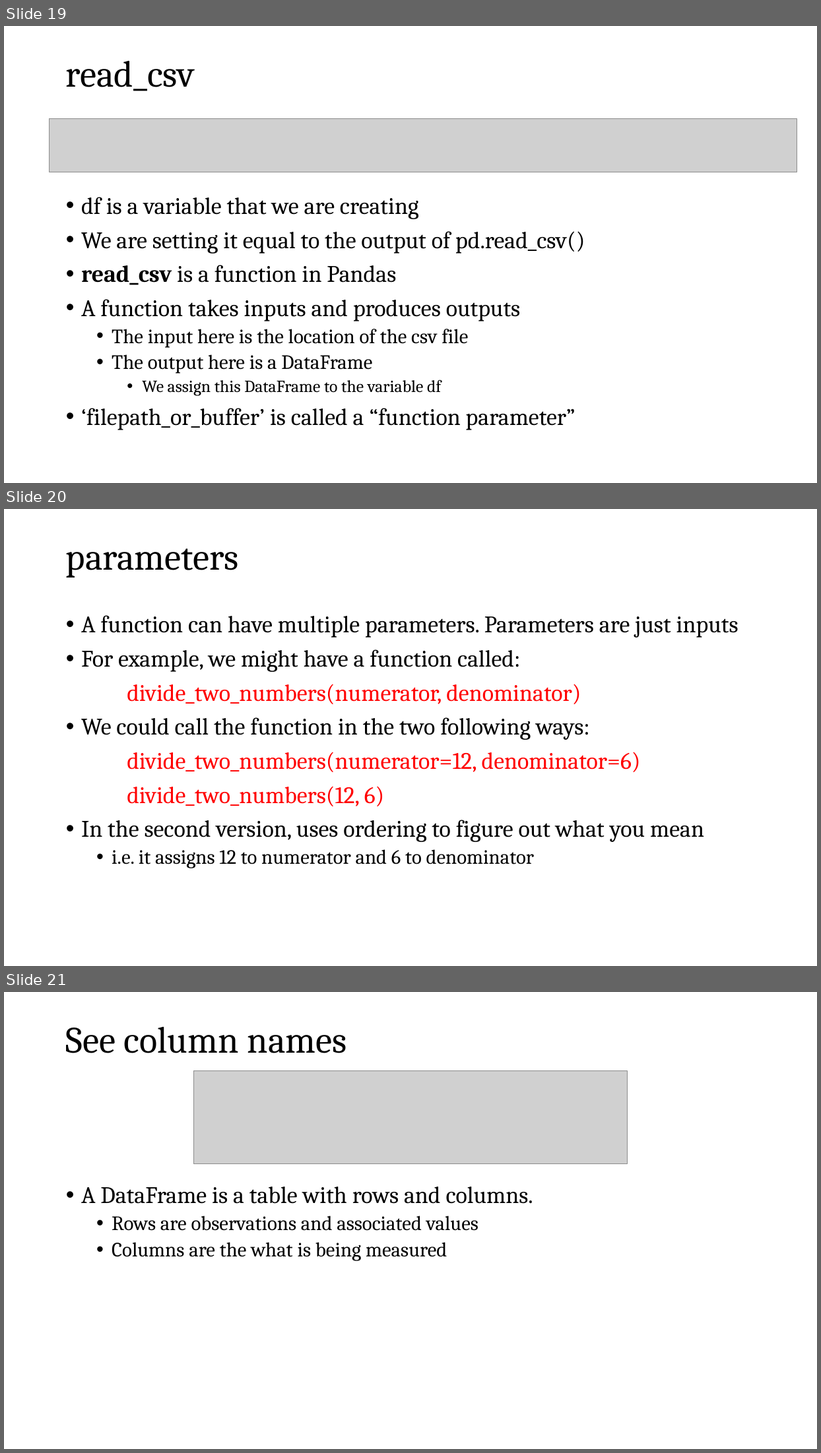
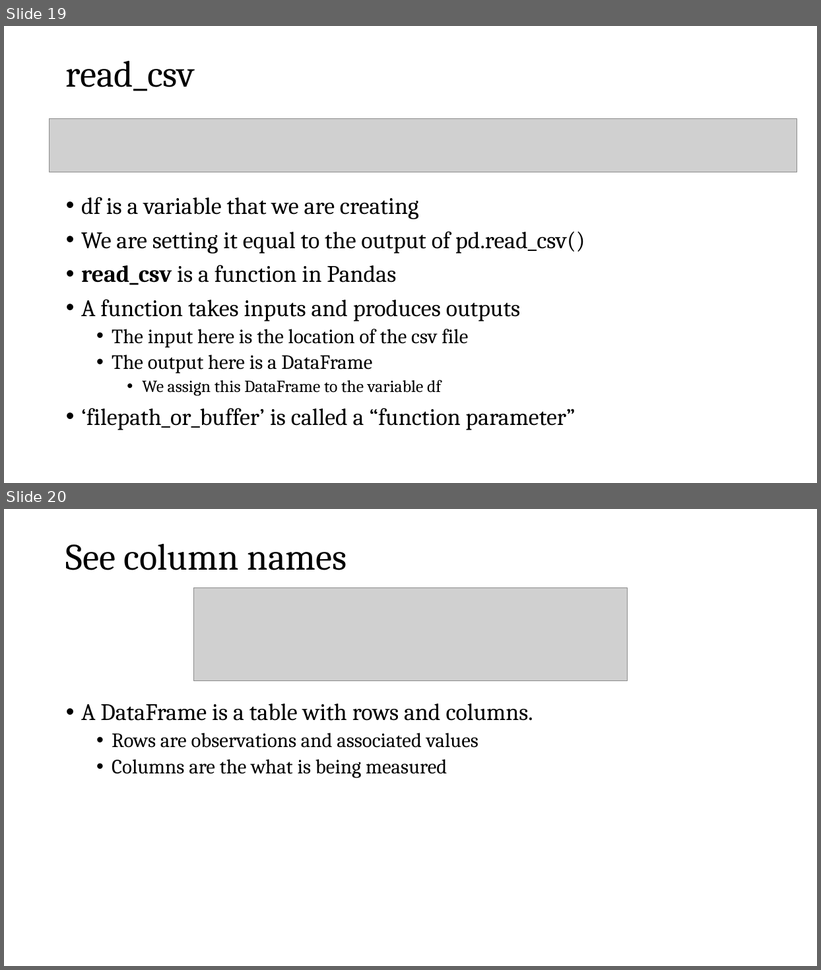
Before and after one commit to zjelveh/zjelveh.github.io, a slide deck: files/ccjs418e_fall2026/Intro_to_Pandas.pptx. Shown one above the other, each under a label of ours: slides 19, 20 and 21 before the commit, slides 19 and 20 after it. The pictures are 821x1453 and 821x970 pixels, drawn with LibreOffice and Linux fonts; fonts in the diff are those of the drawing; grey boxes stand for pictures. Boxes give left, top, right and bottom in pixels: in the first picture for what was removed or moved away, otherwise in the second. Text is boxed around its words. In the diff, an @@ line names an element or a change of style, - is before the commit and + after.

```diff
--- a/files/ccjs418e_fall2026/Intro_to_Pandas.pptx
+++ b/files/ccjs418e_fall2026/Intro_to_Pandas.pptx
@@ slide 20 removed at box(4, 509, 817, 966), background #FFFFFF @@
@@ title removed at box(66, 549, 239, 578) @@
-parameters
@@ text removed at box(81, 615, 739, 869) @@
-• A function can have multiple parameters. Parameters are just inputs
-• For example, we might have a function called:
-divide_two_numbers(numerator, denominator)
-• We could call the function in the two following ways:
-divide_two_numbers(numerator=12, denominator=6)
-divide_two_numbers(12, 6)
-• In the second version, uses ordering to figure out what you mean
-  • i.e. it assigns 12 to numerator and 6 to denominator
@@ what was slide 21 is now slide 20 @@
```
Also in this commit, not shown: 6 other slides removed.
